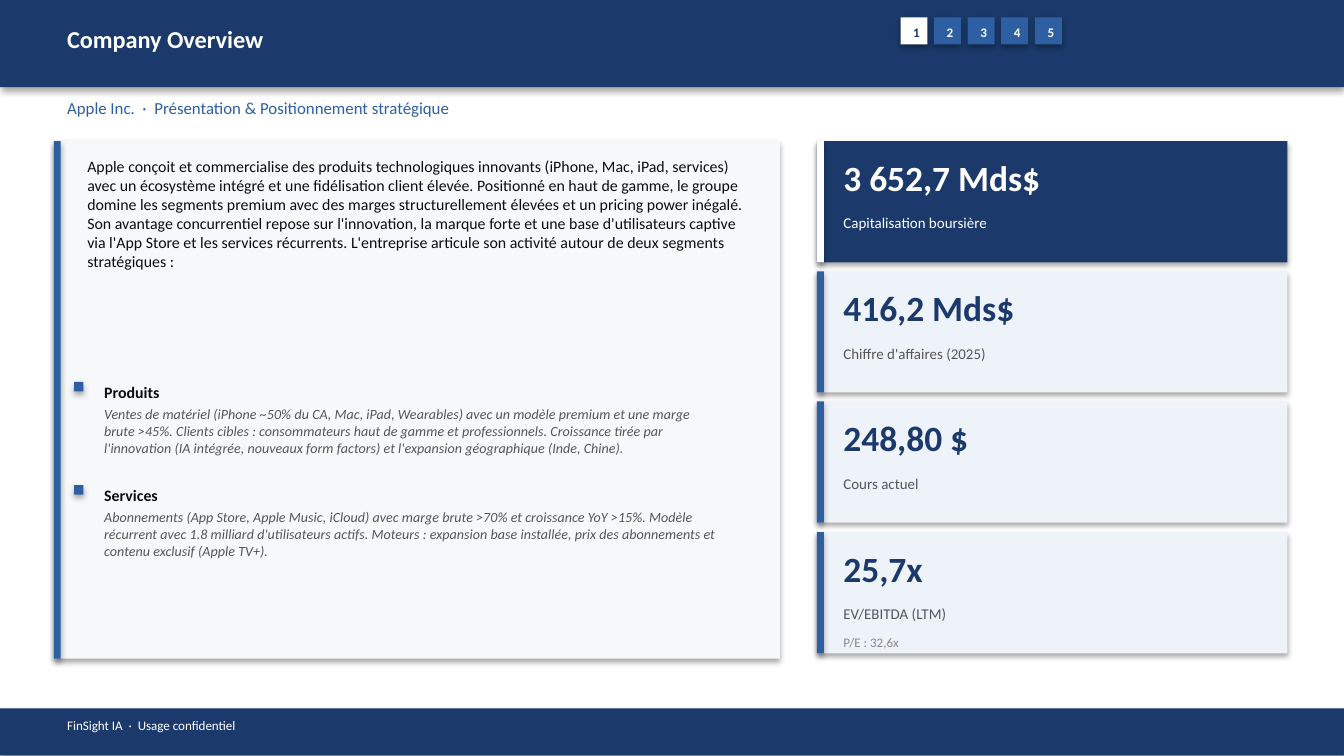
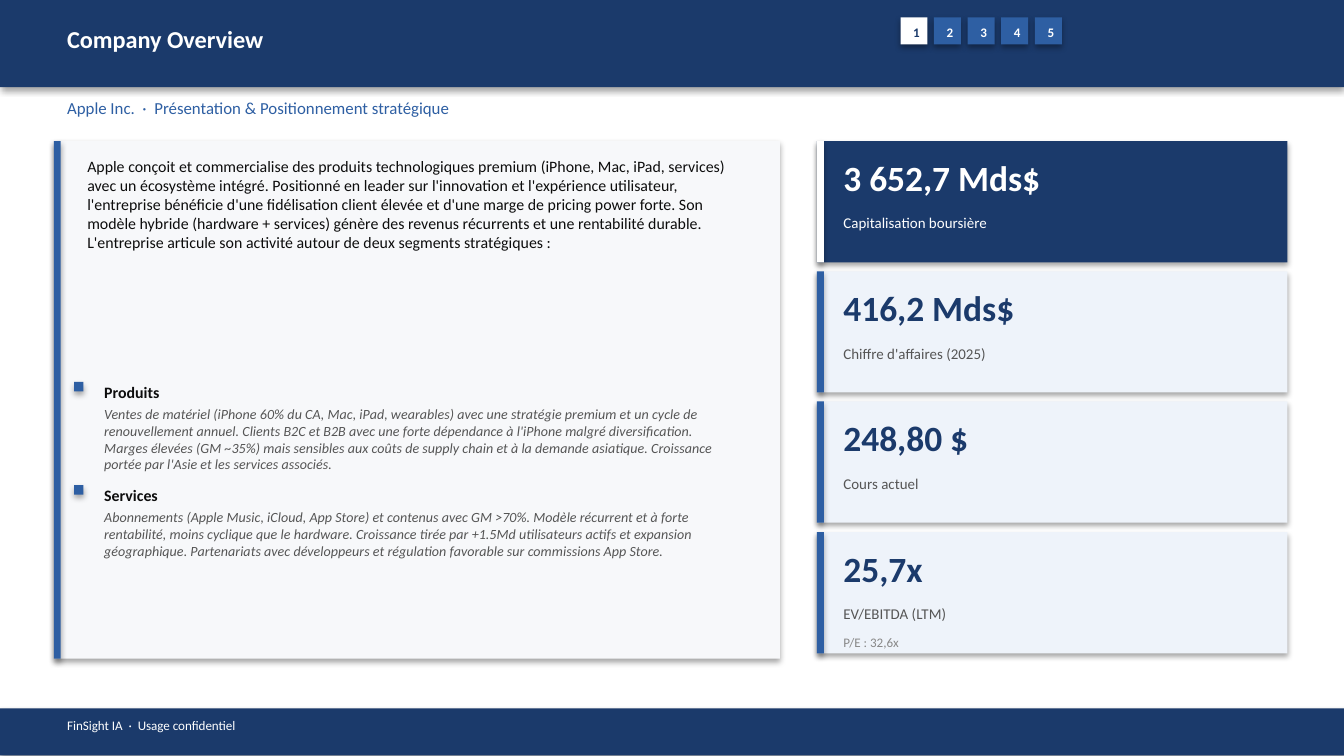
Before and after one commit to baptistejeh07-art/finsight-ia, a slide deck: slide 5 of preview/AAPL/AAPL_pitchbook.pptx. Drawn at 1344x756 pixels with LibreOffice and Linux fonts; fonts in the diff are those of the drawing. Boxes give left, top, right and bottom in pixels: in the first picture for what was removed or moved away, otherwise in the second. Text is boxed around its words. In the diff, an @@ line names an element or a change of style, - is before the commit and + after.

```diff
--- a/preview/AAPL/AAPL_pitchbook.pptx
+++ b/preview/AAPL/AAPL_pitchbook.pptx
@@ text at bbox=[87, 160, 724, 251]: text changed @@
-Apple conçoit et commercialise des produits technologiques innovants (iPhone, Mac, iPad, services) avec un écosystème intégré et une fidélisation client élevée. Positionné en haut de gamme, le groupe domine les segments premium avec des marges structurellement élevées et un pricing power inégalé. Son avantage concurrentiel repose sur l'innovation, la marque forte et une base d'utilisateurs captive via l'App Store et les services récurrents. L'entreprise articule son activité autour de deux segments stratégiques :
+Apple conçoit et commercialise des produits technologiques premium (iPhone, Mac, iPad, services) avec un écosystème intégré. Positionné en leader sur l'innovation et l'expérience utilisateur, l'entreprise bénéficie d'une fidélisation client élevée et d'une marge de pricing power forte. Son modèle hybride (hardware + services) génère des revenus récurrents et une rentabilité durable. L'entreprise articule son activité autour de deux segments stratégiques :
@@ text at bbox=[104, 409, 712, 471]: text changed @@
-Ventes de matériel (iPhone ~50% du CA, Mac, iPad, Wearables) avec un modèle premium et une marge brute >45%. Clients cibles : consommateurs haut de gamme et professionnels. Croissance tirée par l'innovation (IA intégrée, nouveaux form factors) et l'expansion géographique (Inde, Chine).
+Ventes de matériel (iPhone 60% du CA, Mac, iPad, wearables) avec une stratégie premium et un cycle de renouvellement annuel. Clients B2C et B2B avec une forte dépendance à l'iPhone malgré diversification. Marges élevées (GM ~35%) mais sensibles aux coûts de supply chain et à la demande asiatique. Croissance portée par l'Asie et les services associés.
@@ text at bbox=[104, 512, 692, 559]: text changed @@
-Abonnements (App Store, Apple Music, iCloud) avec marge brute >70% et croissance YoY >15%. Modèle récurrent avec 1.8 milliard d'utilisateurs actifs. Moteurs : expansion base installée, prix des abonnements et contenu exclusif (Apple TV+).
+Abonnements (Apple Music, iCloud, App Store) et contenus avec GM >70%. Modèle récurrent et à forte rentabilité, moins cyclique que le hardware. Croissance tirée par +1.5Md utilisateurs actifs et expansion géographique. Partenariats avec développeurs et régulation favorable sur commissions App Store.
```
Also in this commit, not shown: 14 other slides changed, 4 other files.
